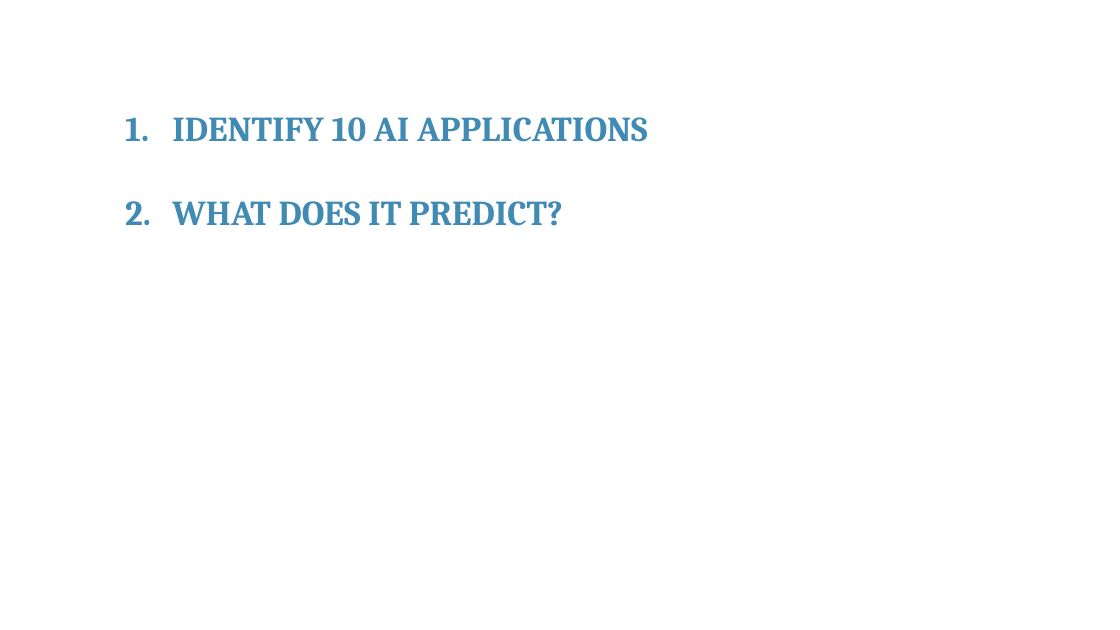
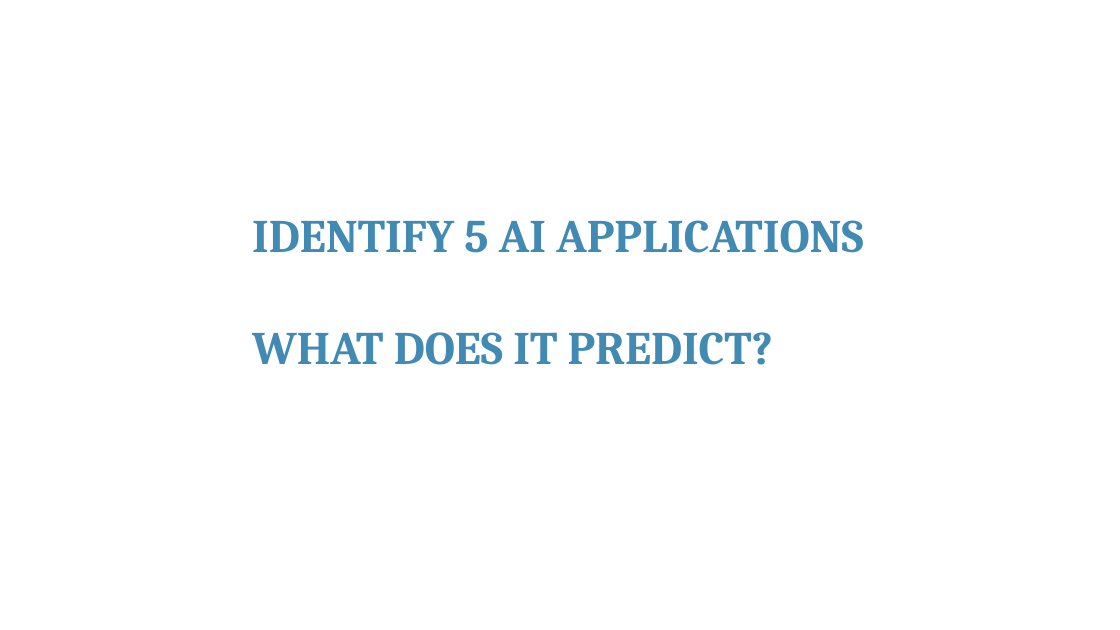
Before and after one commit to franckalbinet/itu-eaco-zanzibar-12-2018, a slide deck: slide 9 of presentations/session-4-intro-to-ai.pptx. Drawn at 1120x630 pixels with LibreOffice and Linux fonts; fonts in the diff are those of the drawing; background and template pictures are left out. Boxes give left, top, right and bottom in pixels: in the first picture for what was removed or moved away, otherwise in the second. Text is boxed around its words. In the diff, an @@ line names an element or a change of style, - is before the commit and + after.

```diff
--- a/presentations/session-4-intro-to-ai.pptx
+++ b/presentations/session-4-intro-to-ai.pptx
@@ text "IDENTIFY 5 AI APPLICATIONS" moved from (x1=172, y1=117, x2=648, y2=226) to (x1=252, y1=220, x2=863, y2=365) @@
@@ text at (x1=252, y1=220, x2=863, y2=253): text changed; size 30 to 40 pt @@
-1. IDENTIFY 10 AI APPLICATIONS
+IDENTIFY 5 AI APPLICATIONS
@@ text at (x1=252, y1=332, x2=773, y2=365): size 30 to 40 pt in "WHAT DOES IT PREDICT?"; bullet 1. to none @@
```
Also in this commit, not shown: 26 other slides changed, 8 slides added, 2 slides removed, 2 other files.
